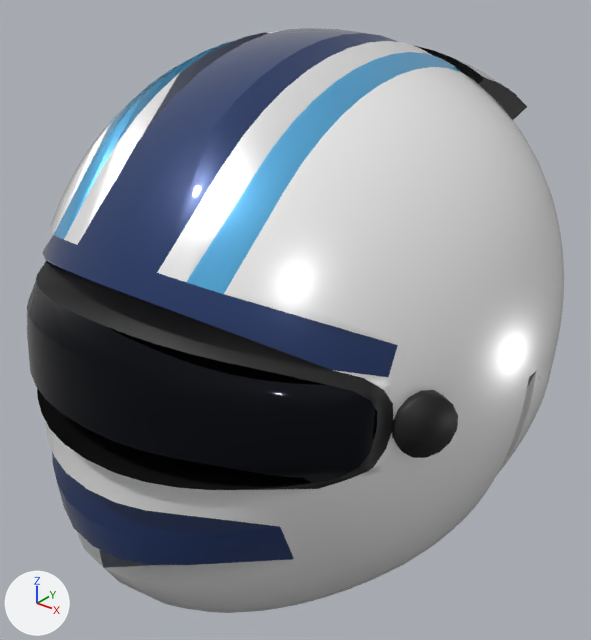
The glTF model src/ArcBox.Host/games/redline/models/helmets/BOT.glb: old version first, new version second.
The view is the same before and after, from a 50 mm lens placed at (0.251, -0.329, 0.191), pointed at (-0.001, -0.013, -0.004). Every picture has the same lights, and +X, +Y and +Z are marked at lower left. The first picture is the older version. Vertices at exactly the same position are counted once.

Objects in the first picture: 'helmet'.
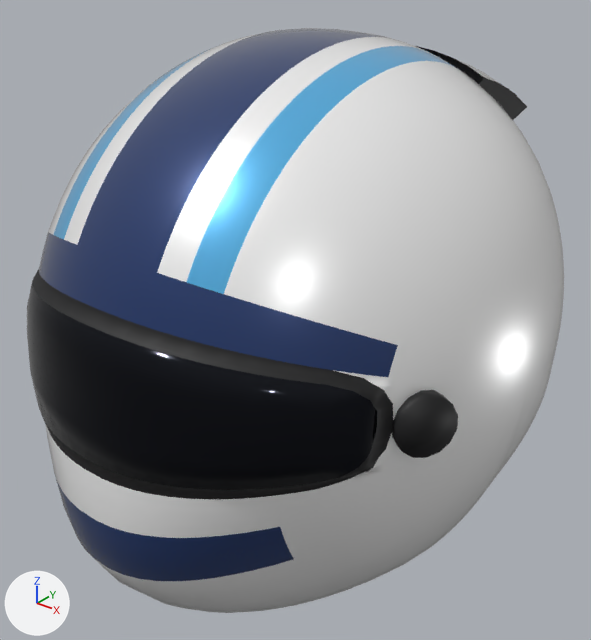
Where the change shows, as pixel boxes (x1, y1, x2, y2) in the pictures (591 x 640 px; the box of a moved part takes in the faces that stretch with it):
```json
{"part": 1, "of": "me_helmet", "change": "moved or reshaped", "before": [438, 362, 550, 542], "after": [283, 362, 549, 608]}
{"part": 2, "of": "me_helmet", "change": "added", "after": [27, 29, 471, 585]}
```

The change, as JSON lines over the scene's bpy script:
```json
{"block": "me_helmet", "where": "# used by ob_helmet; location = (0.0, 0.0, 0.0)"}
{"op": "remove", "block": "me_helmet", "code": "me_helmet.from_pydata(...)  # 4424 vertices, 8680 faces; spans x -0.128..0.128, y -0.161..0.15, z -0.132..0.145"}
{"op": "add", "block": "me_helmet", "code": "me_helmet.from_pydata(...)  # 5255 vertices, 10098 faces; spans x -0.128..0.128, y -0.161..0.15, z -0.132..0.145"}
{"block": "me_helmet", "change": "me_helmet part 1: 255 vertices moved from x -0.128..0.128, y -0.016..0.042, z -0.104..-0.003 to x -0.128..0.128, y -0.016..0.042, z -0.103..-0.003; 163 vertices removed from x -0.128..0.128, y -0.107..0.117, z -0.126..0.0; 447 vertices added at x -0.128..0.128, y -0.107..0.113, z -0.132..0.0"}
{"block": "me_helmet", "change": "me_helmet part 2: 547 vertices added at x -0.107..0.107, y -0.161..0.139, z -0.073..0.143"}
```
